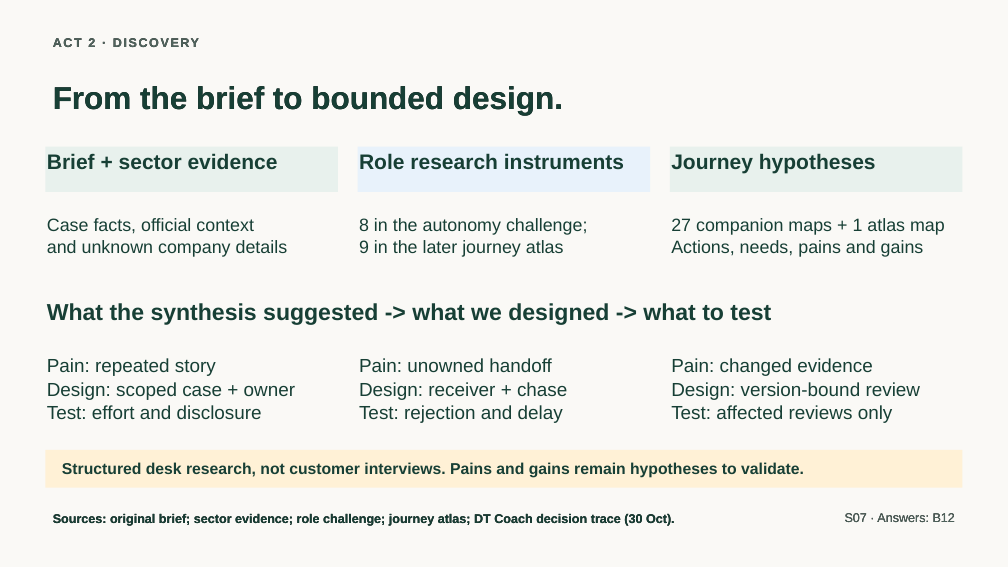
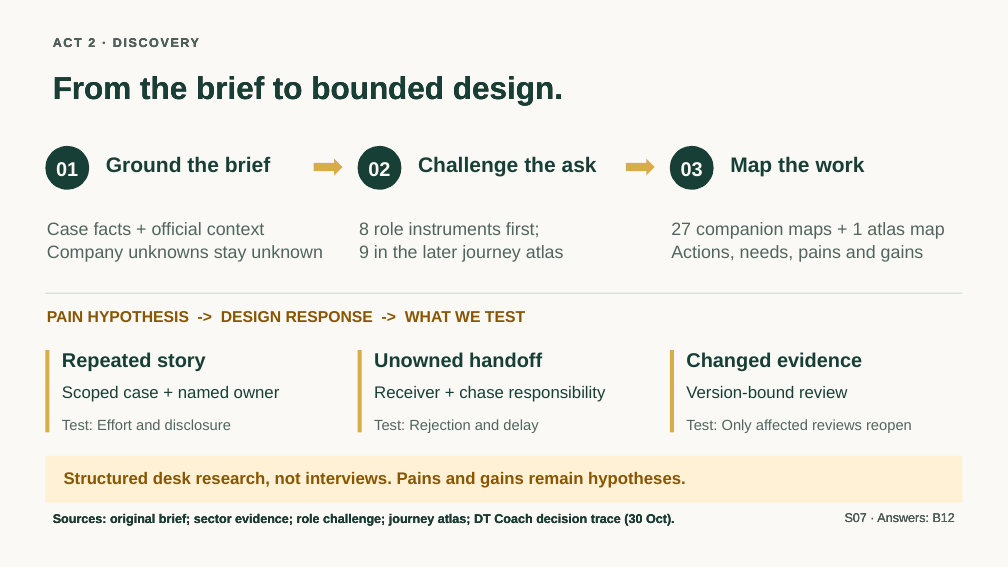
Before and after one commit to jmservera/ama, a slide deck: slide 8 of docs/capstone/deck/zava-forward-cowork-v2-draft.pptx. Drawn at 1008x567 pixels with LibreOffice and Linux fonts; fonts in the diff are those of the drawing. Boxes give left, top, right and bottom in pixels: in the first picture for what was removed or moved away, otherwise in the second. Text is boxed around its words. In the diff, an @@ line names an element or a change of style, - is before the commit and + after.

```diff
--- a/docs/capstone/deck/zava-forward-cowork-v2-draft.pptx
+++ b/docs/capstone/deck/zava-forward-cowork-v2-draft.pptx
@@ text "From the brief to bounded ..." moved from (x1=53, y1=86, x2=563, y2=115) to (x1=53, y1=76, x2=563, y2=105) @@
@@ rectangle removed at (x1=45, y1=147, x2=338, y2=192) @@
-Brief + sector evidence
@@ ellipse added at (x1=45, y1=146, x2=89, y2=190), fill #173F35, 19 pt, text #FAF9F6, bold @@
+01
@@ rectangle removed at (x1=358, y1=147, x2=650, y2=192) @@
-Role research instruments
@@ ellipse added at (x1=358, y1=146, x2=402, y2=190), fill #173F35, 19 pt, text #FAF9F6, bold @@
+02
@@ rectangle removed at (x1=670, y1=147, x2=963, y2=192) @@
-Journey hypotheses
@@ ellipse added at (x1=670, y1=146, x2=714, y2=190), fill #173F35, 19 pt, text #FAF9F6, bold @@
+03
@@ text added at (x1=106, y1=156, x2=271, y2=173), 20 pt, text #173F35, bold @@
+Ground the brief
@@ right arrow added at (x1=314, y1=159, x2=343, y2=175), fill #D8AC4B @@
@@ text added at (x1=418, y1=156, x2=597, y2=177), 20 pt, text #173F35, bold @@
+Challenge the ask
@@ right arrow added at (x1=626, y1=159, x2=655, y2=175), fill #D8AC4B @@
@@ text added at (x1=730, y1=156, x2=865, y2=177), 20 pt, text #173F35, bold @@
+Map the work
@@ text at (x1=47, y1=222, x2=323, y2=262): text changed; text colour #173F35 to #50655E @@
-Case facts, official context
-and unknown company details
+Case facts + official context
+Company unknowns stay unknown
@@ text at (x1=359, y1=222, x2=540, y2=237): text changed; text colour #173F35 to #50655E @@
-8 in the autonomy challenge;
+8 role instruments first;
@@ text "27 companion maps + 1 ..." at (x1=671, y1=222, x2=945, y2=262): text colour #173F35 to #50655E @@
@@ text at (x1=359, y1=245, x2=564, y2=262): text colour #173F35 to #50655E in "9 in the later journey atlas" @@
@@ rectangle added at (x1=45, y1=293, x2=963, y2=293), fill #C7D8CF @@
@@ text at (x1=47, y1=311, x2=525, y2=322): text changed; size 22 to 15 pt; text colour #173F35 to #885500 @@
-What the synthesis suggested -> what we designed -> what to test
+PAIN HYPOTHESIS -> DESIGN RESPONSE -> WHAT WE TEST
@@ rectangle added at (x1=45, y1=350, x2=50, y2=433), fill #D8AC4B @@
@@ text added at (x1=62, y1=352, x2=206, y2=371), 19 pt, text #173F35, bold @@
+Repeated story
@@ rectangle added at (x1=358, y1=350, x2=362, y2=433), fill #D8AC4B @@
@@ text added at (x1=374, y1=352, x2=542, y2=368), 19 pt, text #173F35, bold @@
+Unowned handoff
@@ rectangle added at (x1=670, y1=350, x2=675, y2=433), fill #D8AC4B @@
@@ text added at (x1=686, y1=352, x2=862, y2=371), 19 pt, text #173F35, bold @@
+Changed evidence
@@ text added at (x1=62, y1=386, x2=280, y2=402), 16 pt, text #173F35 @@
+Scoped case + named owner
@@ text added at (x1=374, y1=386, x2=606, y2=402), 16 pt, text #173F35 @@
+Receiver + chase responsibility
@@ text at (x1=686, y1=386, x2=847, y2=398): text changed; size 18 to 16 pt @@
-Pain: changed evidence
-Design: version-bound review
-Test: affected reviews only
+Version-bound review
@@ text at (x1=62, y1=419, x2=231, y2=430): text changed; size 18 to 14 pt; text colour #173F35 to #50655E @@
-Pain: repeated story
-Design: scoped case + owner
-Test: effort and disclosure
+Test: Effort and disclosure
@@ text at (x1=374, y1=419, x2=538, y2=433): text changed; size 18 to 14 pt; text colour #173F35 to #50655E @@
-Pain: unowned handoff
-Design: receiver + chase
-Test: rejection and delay
+Test: Rejection and delay
@@ text added at (x1=686, y1=419, x2=912, y2=433), 14 pt, text #50655E @@
+Test: Only affected reviews reopen
@@ rectangle resized from (x1=45, y1=450, x2=963, y2=488) to (x1=45, y1=456, x2=963, y2=503) @@
@@ text at (x1=64, y1=472, x2=686, y2=488): text changed; size 15 to 16 pt; text colour #173F35 to #885500 @@
-Structured desk research, not customer interviews. Pains and gains remain hypotheses to validate.
+Structured desk research, not interviews. Pains and gains remain hypotheses.
```
Also in this commit, not shown: 12 other slides changed, 21 other files.
